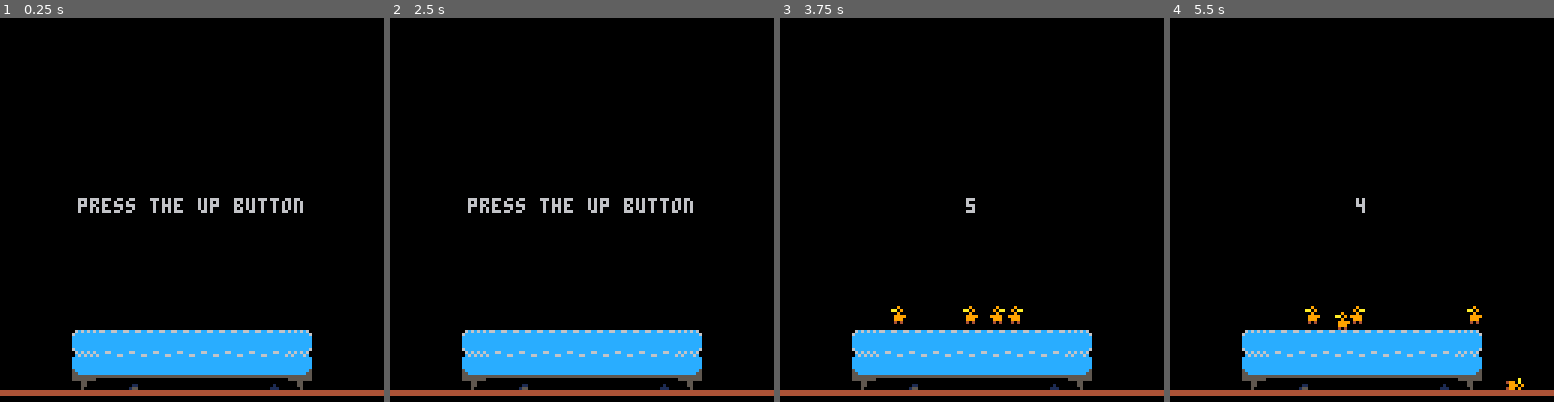
Above: before the commit, frames 1-4 (left to right).
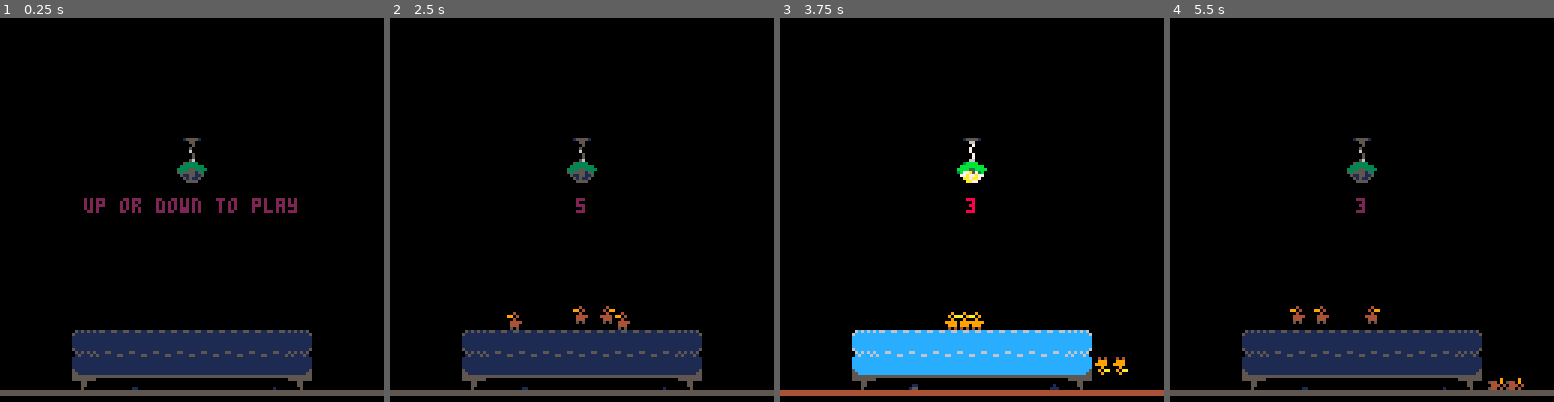
Above: after the commit, the same moments.

Repository: cachilders/ducks
Game: PICO-8 cartridge ducks.p8
Two runs of this game, one before a commit and one after it. Both use one fixed random seed, a clock stepped at 60 frames per second and the inputs below.
Inputs:
- Up to frame 1 (0.25 s): no input
- Up to frame 2 (2.5 s): hold Down from 2.42 s (still down)
- Up to frame 3 (3.75 s): release Down at 2.82 s; hold Up from 3.58 s (still down)
- Up to frame 4 (5.5 s): release Up at 4.08 s; hold Down 4.58-5.08 s

The runs differ from the first frame. In frame 1, 11% of the frame differs, in the area x 0-100%, y 31-99%; in frame 2, 11%; in frame 3, 1.2%; in frame 4, 10%.

Commit message:
add light and dark

Diff:
--- a/ducks.p8
+++ b/ducks.p8
@@ -3,23 +3,37 @@
 __lua__
 function _init()
  count = 0
+ light = false
 end
 
 function _update()
+ if light then
+  speed = 150
+  state_mod = 0
+ else
+  speed = 5
+  state_mod = 16
+ end
  if count == 0 then
-  display = "press the up button"
+  display = "up or down to play"
  else
   display = count
  end
  if btn(2) and count == 0 then
   make_ducks()
+ elseif btn(2) and not light then
+  light = true
+ end
+ if btn(3) and count == 0 then
+  make_ducks()
+ elseif btn(3) and light then
+  light = false
  end
 end
 
 function _draw()
  cls()
- print(display, get_print_x(display), 60)
- map(0,0,0,64,16,8)
+ draw_room()
  draw_ducks()
 end
 
@@ -42,50 +56,71 @@
  for duck in all(ducks) do
   if duck.down != true then
    move_duck(duck)
-  elseif duck.state < 11 then
+  else
    drop_duck(duck)
   end
   spr(duck.state, duck.x, duck.y)
  end
 end
 
+function draw_room()
+ if light then
+  print(display, get_print_x(display), 60, 8)
+  map(0, 0, 0, 96, 16, 4)
+	 spr(46, 56, 40, 2, 2)
+ else
+  print(display, get_print_x(display), 60, 2)
+  map(0, 4, 0, 96, 16, 4)
+	 spr(14, 56, 40, 2, 2)
+ end
+end
+
 function jump_duck(duck)
  duck.timer = duck.timer + 1
- if duck.timer > 5 then
+ if duck.timer > speed and not light then
   if duck.jump == 0 then
    sfx(1)
    if duck.orientation == "r" then
     duck.jump = 1
-    duck.state = 2
+    duck.state = 2 + state_mod
    else
     duck.jump = 1
-    duck.state = 5
+    duck.state = 5 + state_mod
    end
   elseif duck.jump == 1 then
    if duck.orientation == "r" then
     duck.jump = 2
-    duck.state = 3
+    duck.state = 3 + state_mod
     duck.x = duck.x + 8
    else
     duck.jump = 2
-    duck.state = 4
+    duck.state = 4 + state_mod
     duck.x = duck.x - 8
    end
   else
    if duck.orientation == "r" then
     duck.jump = 0
-    duck.state = 1
+    duck.state = 1 + state_mod
    else
     duck.jump = 0
-    duck.state = 6
+    duck.state = 6 + state_mod
    end
   end
+ elseif light then
+ 	drop_duck(duck)
+  if duck.orientation == "r" then
+   duck.jump = 0
+   duck.state = 1 + state_mod
+  else
+   duck.jump = 0
+   duck.state = 6 + state_mod
+  end
  end
 end
 
 function move_duck(duck)
  jump_duck(duck)
- if duck.timer > 5 then
+ if duck.timer > speed then
   duck.timer = 0
   if duck.jump == 0 then
    if duck.jump == 0 then
@@ -114,69 +149,83 @@
 
 function get_duck_state(orientation)
  if orientation == "r" then
-  return 1
+  return 1 + state_mod
  else
-  return 6
+  return 6 + state_mod
  end
 end
 
 function drop_duck(duck)
  if duck.orientation == "r" then
-  if duck.x > 93 then
+  if duck.x > 96 then
    if duck.y == 96 then
     count = count - 1
     duck.down = true
     duck.x = duck.x + 2
     duck.y = 104
-    duck.state = 9
+    duck.state = 9 + state_mod
     duck.timer = 0
    elseif duck.y == 104 then
     if duck.timer > 2 then
      sfx(2)
      duck.x = duck.x + 2
      duck.y = 112
-     duck.state = 10
+     duck.state = 10 + state_mod
      duck.timer = 0
     else
      duck.timer = duck.timer + 1
     end
    elseif duck.y == 112 then
     if duck.timer > 2 then
+     light = true
      duck.x = duck.x + 2
      duck.y = 120
-     duck.state = 12
+     duck.state = 12 + state_mod
     else
      duck.timer = duck.timer + 1
+    end
+   else
+    if light and duck.state > 12 then
+     duck.state = duck.state - 16
+    elseif not light and duck.state < 27 then
+     duck.state = duck.state + 16
     end
    end
   else
    duck.down = false
   end
  else
-  if duck.x < 30 then
+  if duck.x < 27 then
    if duck.y == 96 then
     count = count - 1
     duck.down = true
     duck.x = duck.x - 2
     duck.y = 104
-    duck.state = 8
+    duck.state = 8 + state_mod
    elseif duck.y == 104 then
     if duck.timer > 2 then
      sfx(2)
      duck.x = duck.x - 2
      duck.y = 112
-     duck.state = 7
+     duck.state = 7 + state_mod
      duck.timer = 0
     else
      duck.timer = duck.timer + 1
     end
    elseif duck.y == 112 then
     if duck.timer > 2 then
+     light = true
      duck.x = duck.x - 2
      duck.y = 120
-     duck.state = 11
+     duck.state = 11 + state_mod
     else
      duck.timer = duck.timer + 1
+    end
+   else
+    if light and duck.state > 12 then
+     duck.state = duck.state - 16
+    elseif not light and duck.state < 27 then
+     duck.state = duck.state + 16
     end
    end
   else
@@ -323,164 +372,164 @@
 0000000000000000000000000000000000000000000000000000000000000000000000000000000000000000000000000000000000000000000000000000000000000000000000000000000000000000000000000000000000000000000000000000000000000000000000000000000000000000000000000000000000000000
 __map__
 0000000000000000000000000000000000000000000000000000000000000000000000000000000000000000000000000000000000000000000000000000000000000000000000000000000000000000000000000000000000000000000000000000000000000000000000000000000000000000000000000000000000000000
-0000000000000000000000000000141400000000000000000000000000000000000000000000000000000000000000000000000000000000000000000000000000000000000000000000000000000000000000000000000000000000000000000000000000000000000000000000000000000000000000000000000000000000
-0000000000000000000000000000141400000000000000000000000000000000000000000000000000000000000000000000000000000000000000000000000000000000000000000000000000000000000000000000000000000000000000000000000000000000000000000000000000000000000000000000000000000000
-0000000000000000000000000014141400000000000000000000000000000000000000000000000000000000000000000000000000000000000000000000000000000000000000000000000000000000000000000000000000000000000000000000000000000000000000000000000000000000000000000000000000000000
-0000000000141416141600140000141400000000000000000000000000000000000000000000000000000000000000000000000000000000000000000000000000000000000000000000000000000000000000000000000000000000000000000000000000000000000000000000000000000000000000000000000000000000
-0000003031313131313131313214141400000000000000000000000000000000000000000000000000000000000000000000000000000000000000000000000000000000000000000000000000000000000000000000000000000000000000000000000000000000000000000000000000000000000000000000000000000000
-0000003334343434343434343514141400000000000000000000000000000000000000000000000000000000000000000000000000000000000000000000000000000000000000000000000000000000000000000000000000000000000000000000000000000000000000000000000000000000000000000000000000000000
+00000030313131313131313132002b2b00000000000000000000000000000000000000000000000000000000000000000000000000000000000000000000000000000000000000000000000000000000000000000000000000000000000000000000000000000000000000000000000000000000000000000000000000000000
+00000033343434343434343435002b2b00000000000000000000000000000000000000000000000000000000000000000000000000000000000000000000000000000000000000000000000000000000000000000000000000000000000000000000000000000000000000000000000000000000000000000000000000000000
 38383836383938383838383a3738383800000000000000000000000000000000000000000000000000000000000000000000000000000000000000000000000000000000000000000000000000000000000000000000000000000000000000000000000000000000000000000000000000000000000000000000000000000000
-0000000000000000000000000000000000000000000000000000000000000000000000000000000000000000000000000000000000000000000000000000000000000000000000000000000000000000000000000000000000000000000000000000000000000000000000000000000000000000000000000000000000000000
-0000000000000000000000000000000000000000000000000000000000000000000000000000000000000000000000000000000000000000000000000000000000000000000000000000000000000000000000000000000000000000000000000000000000000000000000000000000000000000000000000000000000000000
-0000000000000000000000000000000000000000000000000000000000000000000000000000000000000000000000000000000000000000000000000000000000000000000000000000000000000000000000000000000000000000000000000000000000000000000000000000000000000000000000000000000000000000
-0000000000000000000000000000000000000000000000000000000000000000000000000000000000000000000000000000000000000000000000000000000000000000000000000000000000000000000000000000000000000000000000000000000000000000000000000000000000000000000000000000000000000000
-0000000000000000000000000000000000000000000000000000000000000000000000000000000000000000000000000000000000000000000000000000000000000000000000000000000000000000000000000000000000000000000000000000000000000000000000000000000000000000000000000000000000000000
-0000000000000000000000000000000000000000000000000000000000000000000000000000000000000000000000000000000000000000000000000000000000000000000000000000000000000000000000000000000000000000000000000000000000000000000000000000000000000000000000000000000000000000
-0000000000000000000000000000000000000000000000000000000000000000000000000000000000000000000000000000000000000000000000000000000000000000000000000000000000000000000000000000000000000000000000000000000000000000000000000000000000000000000000000000000000000000
-0000000000000000000000000000000000000000000000000000000000000000000000000000000000000000000000000000000000000000000000000000000000000000000000000000000000000000000000000000000000000000000000000000000000000000000000000000000000000000000000000000000000000000
-0000000000000000000000000000000000000000000000000000000000000000000000000000000000000000000000000000000000000000000000000000000000000000000000000000000000000000000000000000000000000000000000000000000000000000000000000000000000000000000000000000000000000000
-0000000000000000000000000000000000000000000000000000000000000000000000000000000000000000000000000000000000000000000000000000000000000000000000000000000000000000000000000000000000000000000000000000000000000000000000000000000000000000000000000000000000000000
-0000000000000000000000000000000000000000000000000000000000000000000000000000000000000000000000000000000000000000000000000000000000000000000000000000000000000000000000000000000000000000000000000000000000000000000000000000000000000000000000000000000000000000
-0000000000000000000000000000000000000000000000000000000000000000000000000000000000000000000000000000000000000000000000000000000000000000000000000000000000000000000000000000000000000000000000000000000000000000000000000000000000000000000000000000000000000000
-0000000000000000000000000000000000000000000000000000000000000000000000000000000000000000000000000000000000000000000000000000000000000000000000000000000000000000000000000000000000000000000000000000000000000000000000000000000000000000000000000000000000000000
-0000000000000000000000000000000000000000000000000000000000000000000000000000000000000000000000000000000000000000000000000000000000000000000000000000000000000000000000000000000000000000000000000000000000000000000000000000000000000000000000000000000000000000
-0000000000000000000000000000000000000000000000000000000000000000000000000000000000000000000000000000000000000000000000000000000000000000000000000000000000000000000000000000000000000000000000000000000000000000000000000000000000000000000000000000000000000000
-0000000000000000000000000000000000000000000000000000000000000000000000000000000000000000000000000000000000000000000000000000000000000000000000000000000000000000000000000000000000000000000000000000000000000000000000000000000000000000000000000000000000000000
-0000000000000000000000000000000000000000000000000000000000000000000000000000000000000000000000000000000000000000000000000000000000000000000000000000000000000000000000000000000000000000000000000000000000000000000000000000000000000000000000000000000000000000
-0000000000000000000000000000000000000000000000000000000000000000000000000000000000000000000000000000000000000000000000000000000000000000000000000000000000000000000000000000000000000000000000000000000000000000000000000000000000000000000000000000000000000000
-0000000000000000000000000000000000000000000000000000000000000000000000000000000000000000000000000000000000000000000000000000000000000000000000000000000000000000000000000000000000000000000000000000000000000000000000000000000000000000000000000000000000000000
-0000000000000000000000000000000000000000000000000000000000000000000000000000000000000000000000000000000000000000000000000000000000000000000000000000000000000000000000000000000000000000000000000000000000000000000000000000000000000000000000000000000000000000
-0000000000000000000000000000000000000000000000000000000000000000000000000000000000000000000000000000000000000000000000000000000000000000000000000000000000000000000000000000000000000000000000000000000000000000000000000000000000000000000000000000000000000000
-0000000000000000000000000000000000000000000000000000000000000000000000000000000000000000000000000000000000000000000000000000000000000000000000000000000000000000000000000000000000000000000000000000000000000000000000000000000000000000000000000000000000000000
-0000000000000000000000000000000000000000000000000000000000000000000000000000000000000000000000000000000000000000000000000000000000000000000000000000000000000000000000000000000000000000000000000000000000000000000000000000000000000000000000000000000000000000
-0000000000000000000000000000000000000000000000000000000000000000000000000000000000000000000000000000000000000000000000000000000000000000000000000000000000000000000000000000000000000000000000000000000000000000000000000000000000000000000000000000000000000000
-…(130 lines of a section not shown)…
+00000000002b2b2b2b2b002b00002b2b00000000000000000000000000000000000000000000000000000000000000000000000000000000000000000000000000000000000000000000000000000000000000000000000000000000000000000000000000000000000000000000000000000000000000000000000000000000
+000000202121212121212121222b2b2b00000000000000000000000000000000000000000000000000000000000000000000000000000000000000000000000000000000000000000000000000000000000000000000000000000000000000000000000000000000000000000000000000000000000000000000000000000000
+000000232424242424242424252b2b2b00000000000000000000000000000000000000000000000000000000000000000000000000000000000000000000000000000000000000000000000000000000000000000000000000000000000000000000000000000000000000000000000000000000000000000000000000000000
+28282826282928282828282a2728282800000000000000000000000000000000000000000000000000000000000000000000000000000000000000000000000000000000000000000000000000000000000000000000000000000000000000000000000000000000000000000000000000000000000000000000000000000000
+0000000000000000000000000000000000000000000000000000000000000000000000000000000000000000000000000000000000000000000000000000000000000000000000000000000000000000000000000000000000000000000000000000000000000000000000000000000000000000000000000000000000000000
+0000000000000000000000000000000000000000000000000000000000000000000000000000000000000000000000000000000000000000000000000000000000000000000000000000000000000000000000000000000000000000000000000000000000000000000000000000000000000000000000000000000000000000
+0000000000000000000000000000000000000000000000000000000000000000000000000000000000000000000000000000000000000000000000000000000000000000000000000000000000000000000000000000000000000000000000000000000000000000000000000000000000000000000000000000000000000000
+0000000000000000000000000000000000000000000000000000000000000000000000000000000000000000000000000000000000000000000000000000000000000000000000000000000000000000000000000000000000000000000000000000000000000000000000000000000000000000000000000000000000000000
+0000000000000000000000000000000000000000000000000000000000000000000000000000000000000000000000000000000000000000000000000000000000000000000000000000000000000000000000000000000000000000000000000000000000000000000000000000000000000000000000000000000000000000
+0000000000000000000000000000000000000000000000000000000000000000000000000000000000000000000000000000000000000000000000000000000000000000000000000000000000000000000000000000000000000000000000000000000000000000000000000000000000000000000000000000000000000000
+0000000000000000000000000000000000000000000000000000000000000000000000000000000000000000000000000000000000000000000000000000000000000000000000000000000000000000000000000000000000000000000000000000000000000000000000000000000000000000000000000000000000000000
+0000000000000000000000000000000000000000000000000000000000000000000000000000000000000000000000000000000000000000000000000000000000000000000000000000000000000000000000000000000000000000000000000000000000000000000000000000000000000000000000000000000000000000
+0000000000000000000000000000000000000000000000000000000000000000000000000000000000000000000000000000000000000000000000000000000000000000000000000000000000000000000000000000000000000000000000000000000000000000000000000000000000000000000000000000000000000000
+0000000000000000000000000000000000000000000000000000000000000000000000000000000000000000000000000000000000000000000000000000000000000000000000000000000000000000000000000000000000000000000000000000000000000000000000000000000000000000000000000000000000000000
+0000000000000000000000000000000000000000000000000000000000000000000000000000000000000000000000000000000000000000000000000000000000000000000000000000000000000000000000000000000000000000000000000000000000000000000000000000000000000000000000000000000000000000
+0000000000000000000000000000000000000000000000000000000000000000000000000000000000000000000000000000000000000000000000000000000000000000000000000000000000000000000000000000000000000000000000000000000000000000000000000000000000000000000000000000000000000000
+0000000000000000000000000000000000000000000000000000000000000000000000000000000000000000000000000000000000000000000000000000000000000000000000000000000000000000000000000000000000000000000000000000000000000000000000000000000000000000000000000000000000000000
+0000000000000000000000000000000000000000000000000000000000000000000000000000000000000000000000000000000000000000000000000000000000000000000000000000000000000000000000000000000000000000000000000000000000000000000000000000000000000000000000000000000000000000
+0000000000000000000000000000000000000000000000000000000000000000000000000000000000000000000000000000000000000000000000000000000000000000000000000000000000000000000000000000000000000000000000000000000000000000000000000000000000000000000000000000000000000000
+0000000000000000000000000000000000000000000000000000000000000000000000000000000000000000000000000000000000000000000000000000000000000000000000000000000000000000000000000000000000000000000000000000000000000000000000000000000000000000000000000000000000000000
+0000000000000000000000000000000000000000000000000000000000000000000000000000000000000000000000000000000000000000000000000000000000000000000000000000000000000000000000000000000000000000000000000000000000000000000000000000000000000000000000000000000000000000
+0000000000000000000000000000000000000000000000000000000000000000000000000000000000000000000000000000000000000000000000000000000000000000000000000000000000000000000000000000000000000000000000000000000000000000000000000000000000000000000000000000000000000000
+0000000000000000000000000000000000000000000000000000000000000000000000000000000000000000000000000000000000000000000000000000000000000000000000000000000000000000000000000000000000000000000000000000000000000000000000000000000000000000000000000000000000000000
+0000000000000000000000000000000000000000000000000000000000000000000000000000000000000000000000000000000000000000000000000000000000000000000000000000000000000000000000000000000000000000000000000000000000000000000000000000000000000000000000000000000000000000
+0000000000000000000000000000000000000000000000000000000000000000000000000000000000000000000000000000000000000000000000000000000000000000000000000000000000000000000000000000000000000000000000000000000000000000000000000000000000000000000000000000000000000000
+0000000000000000000000000000000000000000000000000000000000000000000000000000000000000000000000000000000000000000000000000000000000000000000000000000000000000000000000000000000000000000000000000000000000000000000000000000000000000000000000000000000000000000
+0000000000000000000000000000000000000000000000000000000000000000000000000000000000000000000000000000000000000000000000000000000000000000000000000000000000000000000000000000000000000000000000000000000000000000000000000000000000000000000000000000000000000000
+0000000000000000000000000000000000000000000000000000000000000000000000000000000000000000000000000000000000000000000000000000000000000000000000000000000000000000000000000000000000000000000000000000000000000000000000000000000000000000000000000000000000000000
+…(130 lines of a section not shown)…
Not shown, changed: 31 lines of the sprite sheet (__gfx__) section of ducks.p8
Not shown, changed: ducks.js
